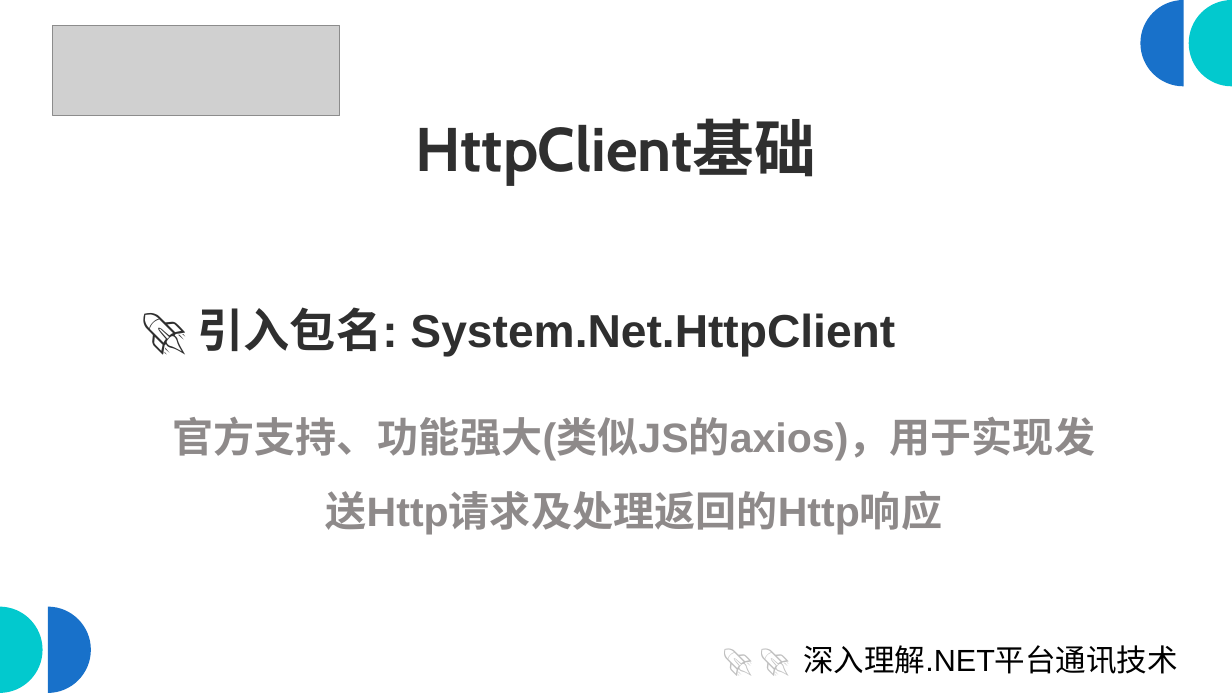
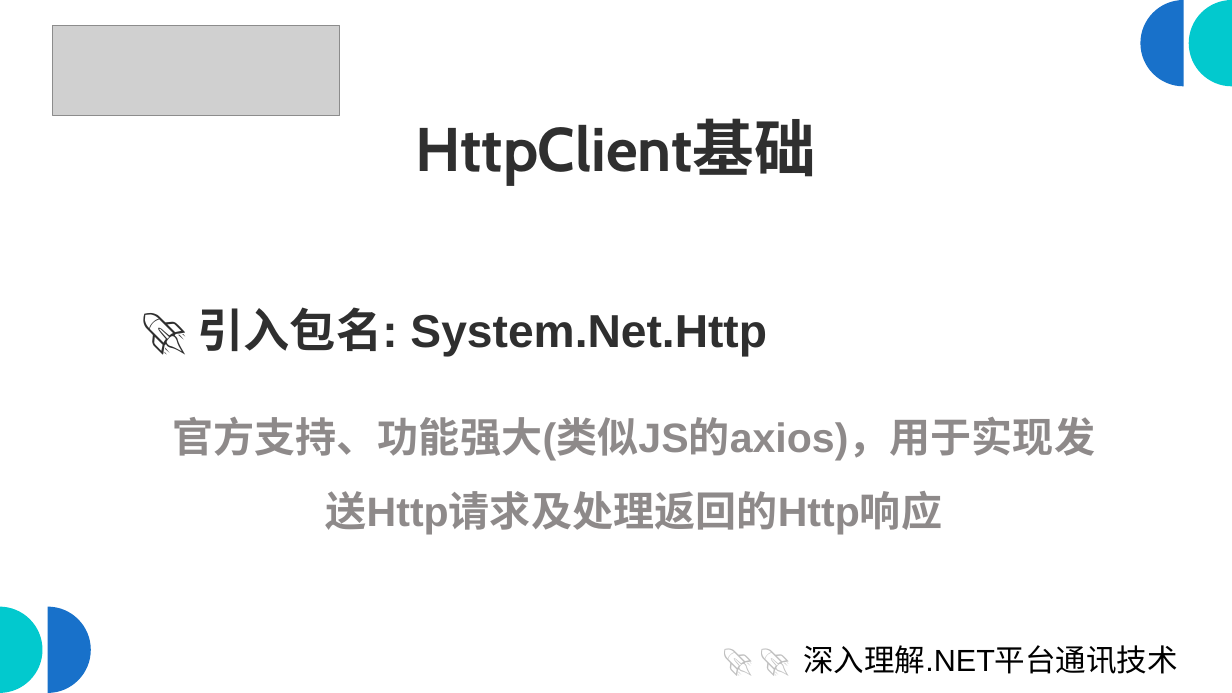
Before and after one commit to scottfly189/dotnet_net_course, a slide deck: slide 3 of src/1.HttpClientDemo/HttpClient_IHttpClientFactory_Polly.odp. Drawn at 1232x693 pixels with LibreOffice and Linux fonts; fonts in the diff are those of the drawing; grey boxes stand for pictures. Boxes give left, top, right and bottom in pixels: in the first picture for what was removed or moved away, otherwise in the second. Text is boxed around its words. In the diff, an @@ line names an element or a change of style, - is before the commit and + after.

```diff
--- a/src/1.HttpClientDemo/HttpClient_IHttpClientFactory_Polly.odp
+++ b/src/1.HttpClientDemo/HttpClient_IHttpClientFactory_Polly.odp
@@ text at [198,307,767,357]: text changed @@
-🚀 引入包名: System.Net.HttpClient
+🚀 引入包名: System.Net.Http
```
Also in this commit, not shown: 15 other slides changed, 1 slide added, 1 slide removed, 18 other files.
